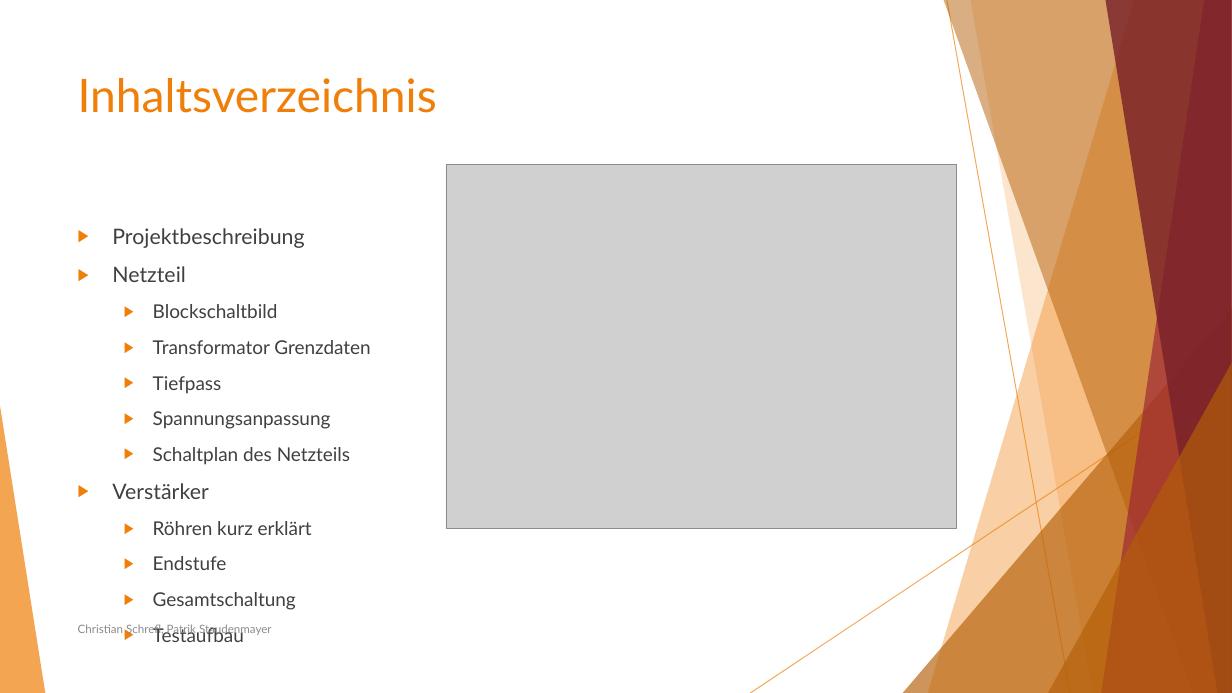
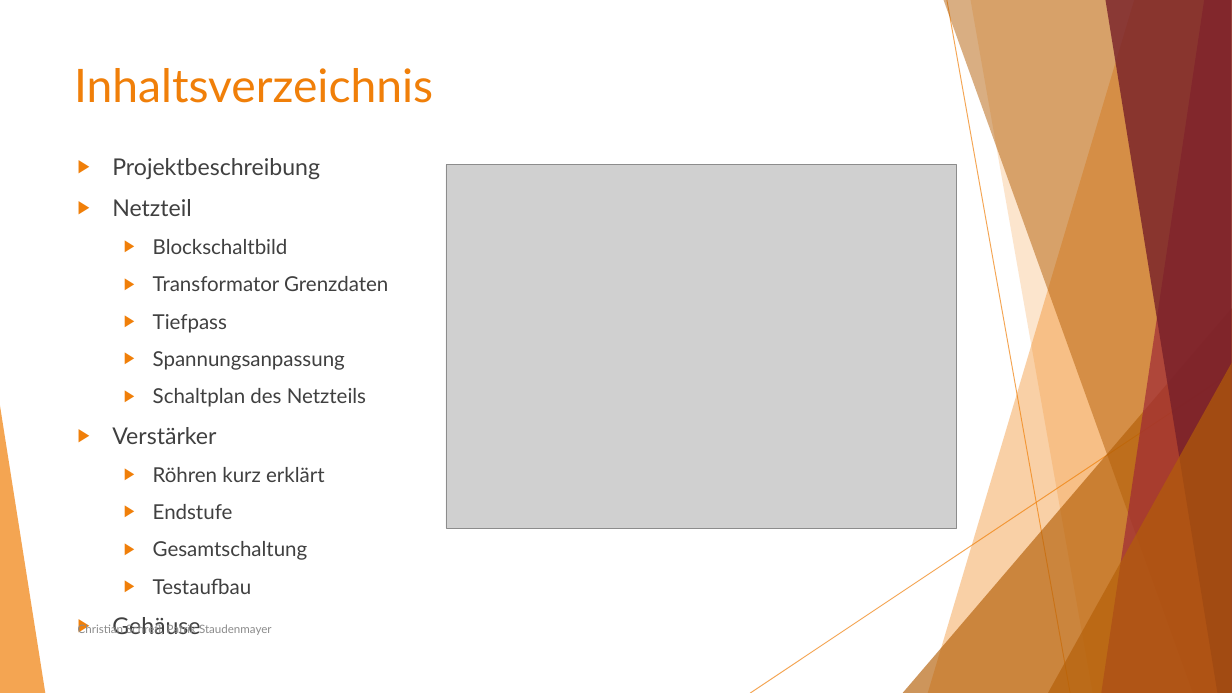
Before and after one commit to Staudi14/tube-amplifier, a slide deck: slide 2 of Präsentation/Staudenmayer_Schrefl_ProjektRöhrenverstärker.pptx. Drawn at 1232x693 pixels with LibreOffice and Linux fonts; fonts in the diff are those of the drawing; grey boxes stand for pictures. Boxes give left, top, right and bottom in pixels: in the first picture for what was removed or moved away, otherwise in the second. Text is boxed around its words. In the diff, an @@ line names an element or a change of style, - is before the commit and + after.

```diff
--- a/Präsentation/Staudenmayer_Schrefl_ProjektRöhrenverstärker.pptx
+++ b/Präsentation/Staudenmayer_Schrefl_ProjektRöhrenverstärker.pptx
@@ title "Inhaltsverzeichnis": place and size @@
-title "Inhaltsverzeichnis" at (78, 78, 437, 113)
+title "Inhaltsverzeichnis" at (74, 68, 433, 103)
@@ text at (112, 158, 388, 594): paragraph added @@
+▶ Gehäuse
@@ text "Projektbeschreibung": place and size @@
-text "Projektbeschreibung" at (112, 228, 370, 610)
+text "Projektbeschreibung" at (112, 158, 388, 594)
@@ text at (112, 158, 388, 594): size 16.6 to 18 pt in "Projektbeschreibung", "Netzteil", "Verstärker"; size 14.8 to 16 pt in "Blockschaltbild", "Transformator Grenzdaten", "Tiefpass", "Spannungsanpassung" and 5 more places @@
```
Also in this commit, not shown: 1 slide added, 34 other files.
